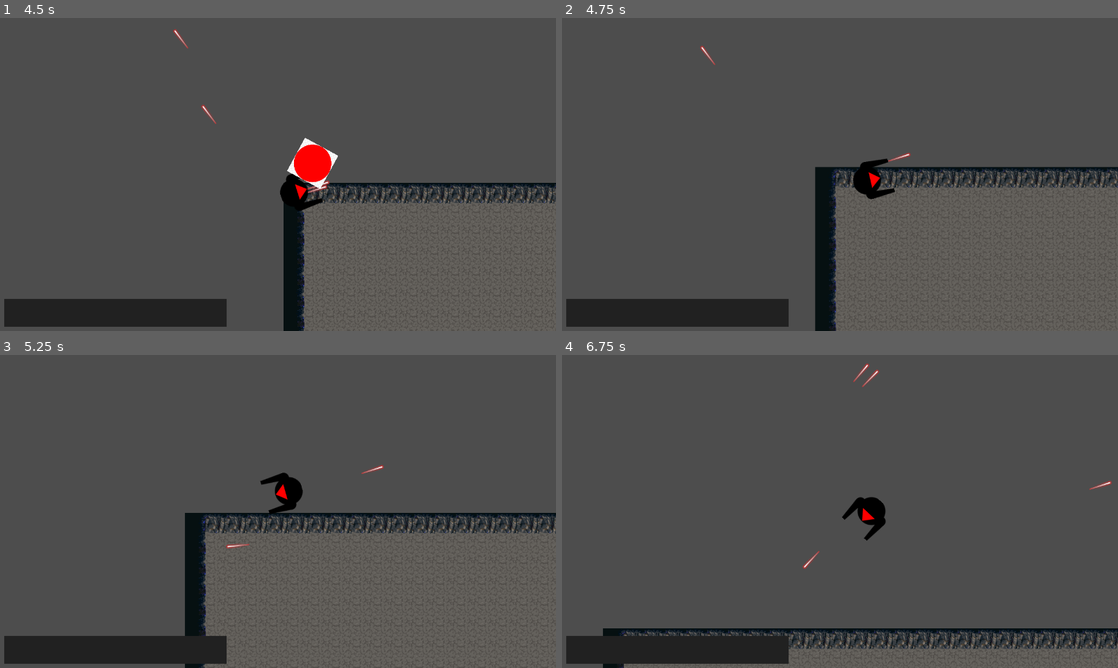
Above: before the commit, frames 1-4 (two rows, left to right).
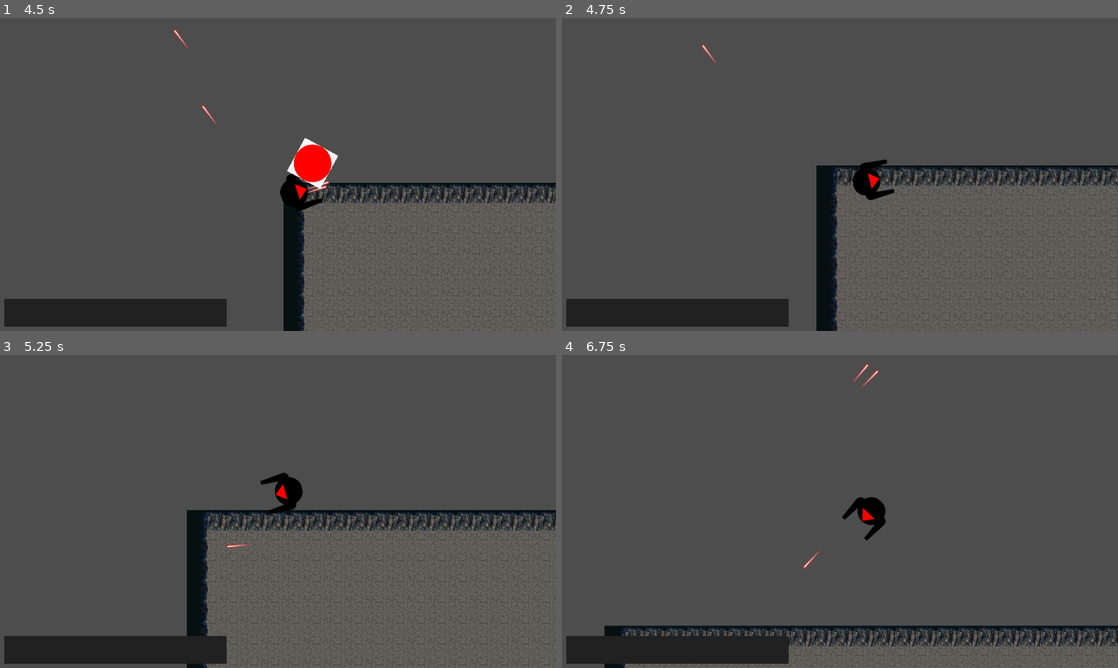
Above: after the commit, the same moments.

Repository: JehtBlack/tiny-creatures
Game: Godot game, scene res://scenes/super_level.tscn
The game is run twice, just before and just after one commit, with the same random seed, the same clock (stepped at 60 frames per second) and the same inputs.
Inputs (mouse positions are in pixels of both pictures, inside the frame that each line leads up to):
- Up to frame 1 (4.5 s): tap Enter at 0.5 s; move the mouse to (250, 237) at 0.52 s; press the mouse at (250, 237) at 0.53 s; hold W (Forward) 0.53-2.03 s; move the mouse to (444, 221) at 1.27 s; release the mouse at (444, 221) at 1.28 s; right-click (444, 221) at 1.35 s; move the mouse to (111, 127) at 2.02 s; press the mouse at (111, 127) at 2.03 s; hold A (Left) 2.03-3.53 s; move the mouse to (305, 174) at 2.77 s; release the mouse at (305, 174) at 2.78 s; right-click (305, 174) at 2.85 s; move the mouse to (194, 96) at 3.52 s; press the mouse at (194, 96) at 3.53 s; hold S (Backward) 3.53-4.28 s; move the mouse to (400, 158) at 4.27 s; release the mouse at (400, 158) at 4.28 s; hold D (Right) from 4.28 s (still down); right-click (400, 158) at 4.35 s
- Up to frame 2 (4.75 s): keep holding D (Right)
- Up to frame 3 (5.25 s): move the mouse to (166, 527) at 5.02 s; release D (Right) at 5.03 s; press the mouse at (166, 527) at 5.03 s; hold W (Forward) from 5.03 s (still down)
- Up to frame 4 (6.75 s): move the mouse to (895, 442) at 5.77 s; release W (Forward) at 5.78 s; release the mouse at (895, 442) at 5.78 s; hold D (Right) from 5.78 s (still down); right-click (895, 442) at 5.85 s; move the mouse to (812, 574) at 6.52 s; press the mouse at (812, 574) at 6.53 s

Frame 1 is identical in both runs. In frame 2, 2.2% of the frame differs, in the area x 24-100%, y 8-100%; in frame 3, 3.4%; in frame 4, 3.5%, in the area x 7-100%, y 40-100%.

Commit message:
Damage insertion

Diff:
--- a/scenes/basic_enemy.gd
+++ b/scenes/basic_enemy.gd
@@ -1,6 +1,7 @@
 extends CharacterBody2D
 
 var run_speed = 50
+var health = 10
 var player = null
 
 func _physics_process(_delta):
@@ -19,3 +20,8 @@
 func _on_detect_area_body_exited(body: Node2D) -> void:
 	player = null
 	print("Must be the wind...")
+
+func hit(damage):
+	health = health - damage
+	if health <= 0:
+		queue_free()
--- a/scenes/bullet.gd
+++ b/scenes/bullet.gd
@@ -3,5 +3,6 @@
 
 func hit(body: Node2D) -> void:
 	if body.is_in_group("damageable"):
-		body.queue_free()
+		body.hit(5)
+
 	queue_free()
--- a/scenes/projectile.gd
+++ b/scenes/projectile.gd
@@ -3,6 +3,7 @@
 
 var speed: int = 750
 var lifespawn_seconds: float = 5.0
+@export var damage: int = 2
 
 func _ready() -> void:
 	var lifespan_timer = Timer.new()
